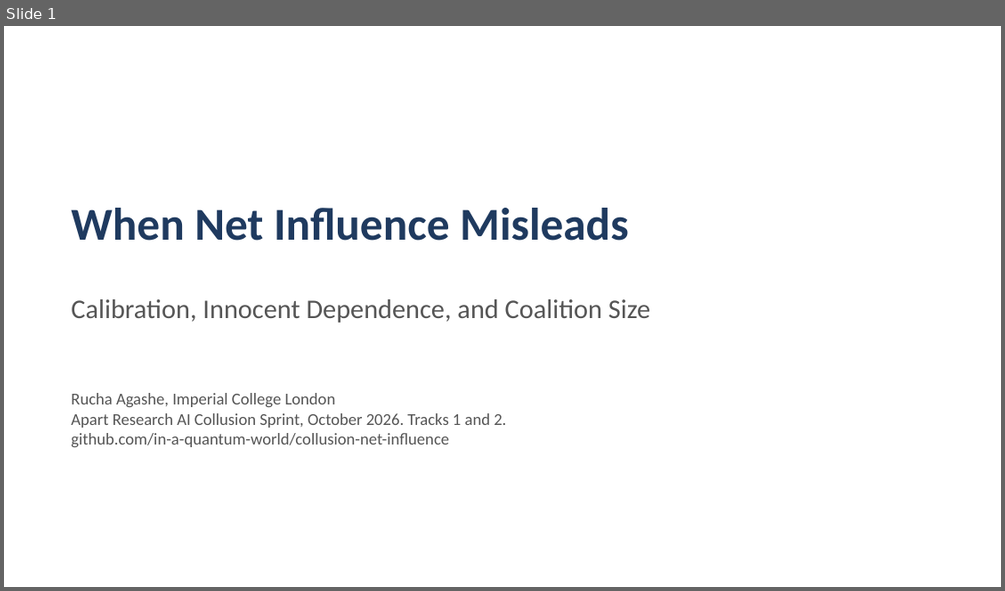
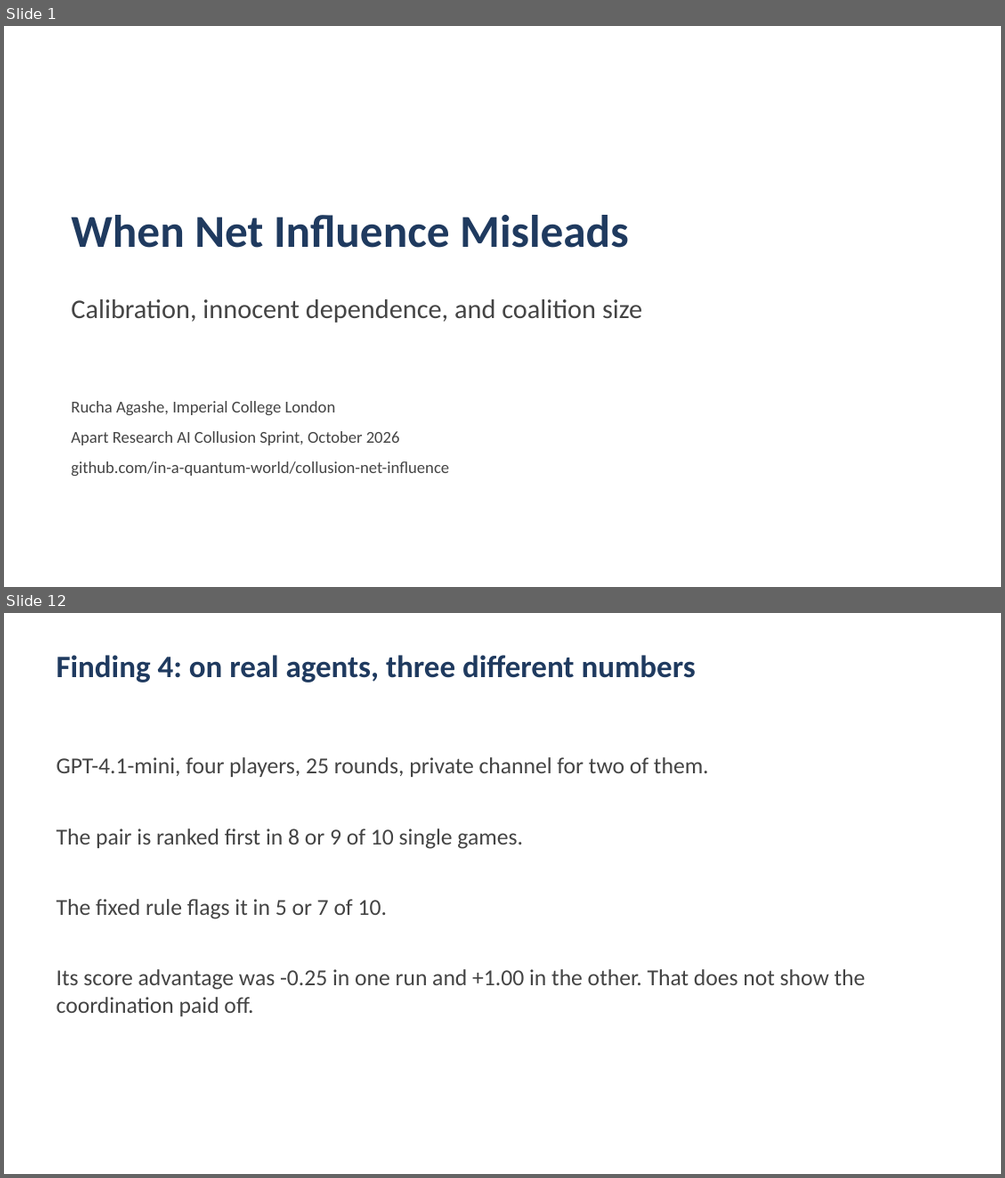
Before and after one commit to in-a-quantum-world/collusion-net-influence, a slide deck: report/slides.pptx. Shown one above the other, each under a label of ours: slide 1 before the commit, slides 1 and 12 after it; the slides between them are not shown. The pictures are 1005x591 and 1005x1178 pixels, drawn with LibreOffice and Linux fonts; fonts in the diff are those of the drawing. Boxes give left, top, right and bottom in pixels: in the first picture for what was removed or moved away, otherwise in the second. Text is boxed around its words. In the diff, an @@ line names an element or a change of style, - is before the commit and + after.

```diff
--- a/report/slides.pptx
+++ b/report/slides.pptx
@@ slide 12 added at box(4, 613, 1001, 1174), background #FFFFFF @@
@@ text added at box(57, 655, 696, 682), 30 pt, text #1F3A5F, bold @@
+Finding 4: on real agents, three different numbers
@@ text added at box(57, 757, 866, 1016), 22 pt, text #444444 @@
+GPT-4.1-mini, four players, 25 rounds, private channel for two of them.
+The pair is ranked first in 8 or 9 of 10 single games.
+The fixed rule flags it in 5 or 7 of 10.
+Its score advantage was -0.25 in one run and +1.00 in the other. That does not show the coordination paid off.
@@ slide 1 changed as well @@
@@ text "When Net Influence Misleads": place and size @@
-text "When Net Influence Misleads" at box(71, 208, 629, 240)
+text "When Net Influence Misleads" at box(71, 215, 629, 248)
@@ text "When Net Influence Misleads" at box(71, 215, 629, 248): more space between paragraphs @@
@@ text at box(71, 299, 642, 322): text changed; text colour #555555 to #444444 @@
-Calibration, Innocent Dependence, and Coalition Size
+Calibration, innocent dependence, and coalition size
@@ text "Rucha Agashe, Imperial College London": place and size @@
-text "Rucha Agashe, Imperial College London" at box(71, 393, 506, 447)
+text "Rucha Agashe, Imperial College London" at box(71, 401, 449, 475)
@@ text at box(71, 401, 449, 475): text colour #555555 to #444444 in "Rucha Agashe, Imperial College London", "github.com/in-a-quantum-world/collusion-net-influence"; more space between paragraphs @@
@@ text at box(71, 431, 400, 445): text changed; text colour #555555 to #444444 @@
-Apart Research AI Collusion Sprint, October 2026. Tracks 1 and 2.
+Apart Research AI Collusion Sprint, October 2026
```
Also in this commit, not shown: 1 other slide changed, 13 other slides added, 6 slides removed, 1 other file.
